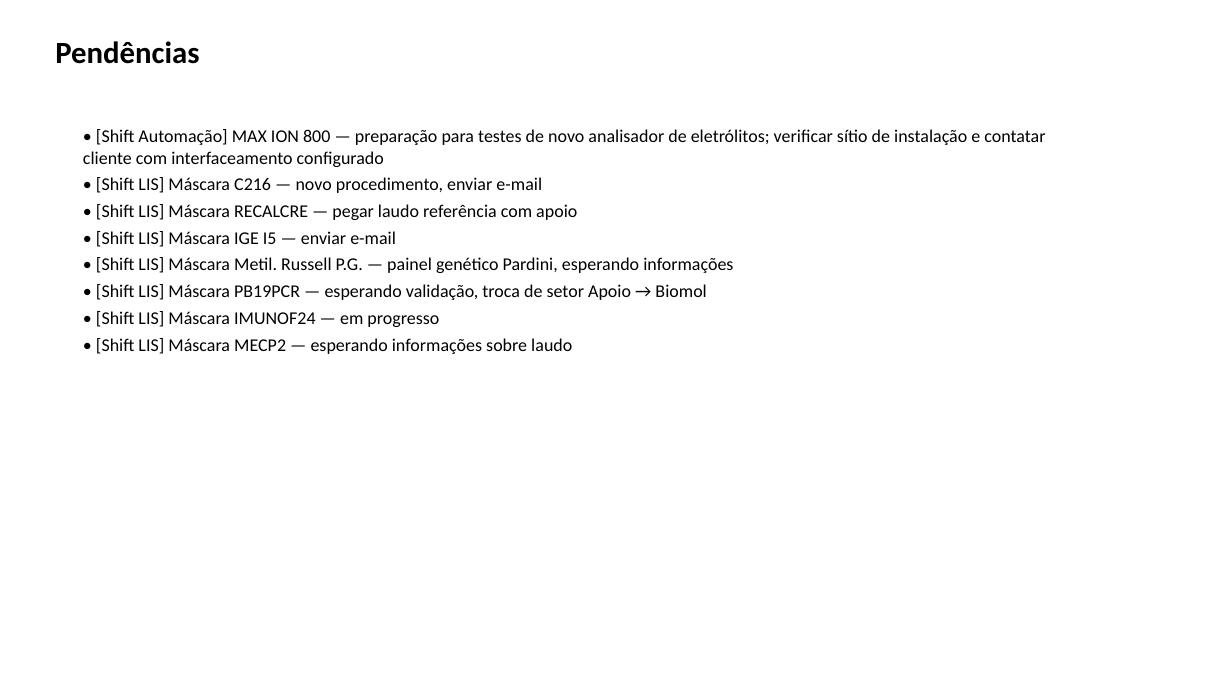
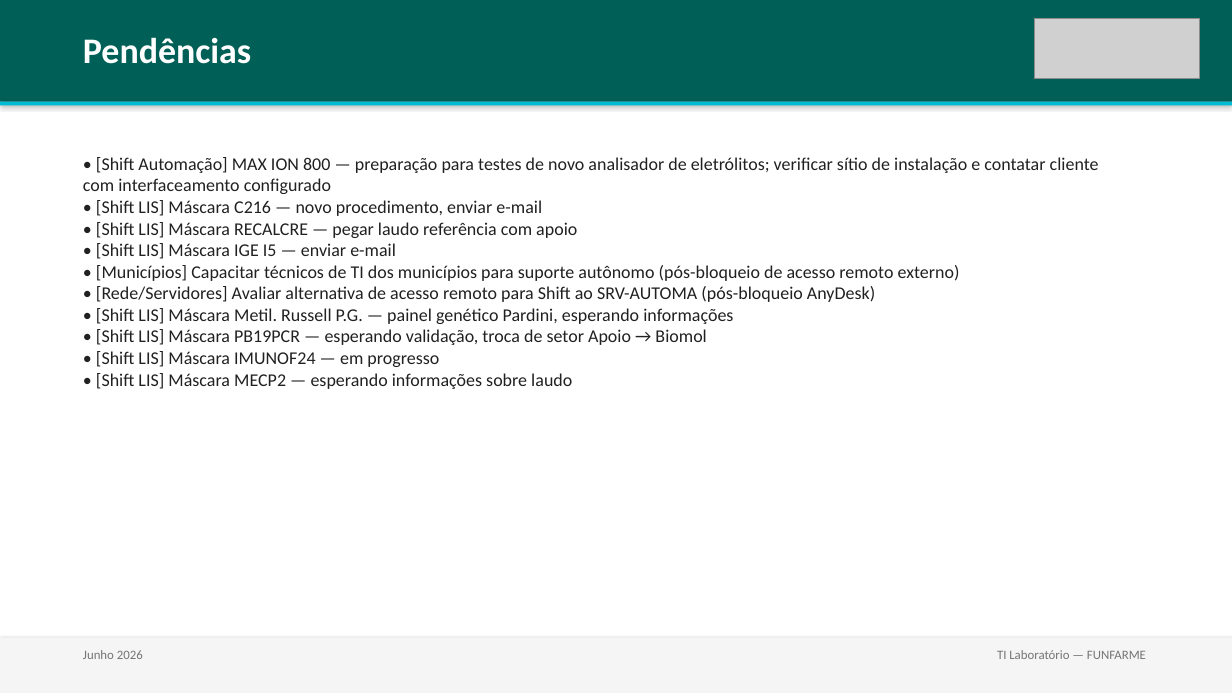
Before and after one commit to lab-central-hb/funfarme-kb, a slide deck: slide 6 of reports/2026-06_resumo-mensal.pptx (slide 5 before the commit). Drawn at 1232x693 pixels with LibreOffice and Linux fonts; fonts in the diff are those of the drawing; grey boxes stand for pictures. Boxes give left, top, right and bottom in pixels: in the first picture for what was removed or moved away, otherwise in the second. Text is boxed around its words. In the diff, an @@ line names an element or a change of style, - is before the commit and + after.

```diff
--- a/reports/2026-06_resumo-mensal.pptx
+++ b/reports/2026-06_resumo-mensal.pptx
@@ rectangle added at <box>0,0,1232,102</box>, fill #005F56 @@
@@ text "Pendências": place and size @@
-text "Pendências" at <box>55,41,199,64</box>
+text "Pendências" at <box>83,37,251,64</box>
@@ text "Pendências" at <box>83,37,251,64</box>: size 24 to 28 pt, text colour #000000 to #FFFFFF @@
@@ picture added at <box>1035,18,1200,79</box> @@
@@ rectangle added at <box>0,102,1232,105</box>, fill #00BCD4 @@
@@ text at <box>83,157,1099,389</box>: text changed; text colour #000000 to #212121 @@
-• [Shift Automação] MAX ION 800 — preparação para testes de novo analisador de eletrólitos; verificar sítio de instalação e contatar cliente com interfaceamento configurado
-• [Shift LIS] Máscara C216 — novo procedimento, enviar e-mail
-• [Shift LIS] Máscara RECALCRE — pegar laudo referência com apoio
-• [Shift LIS] Máscara IGE I5 — enviar e-mail
-• [Shift LIS] Máscara Metil. Russell P.G. — painel genético Pardini, esperando informações
-• [Shift LIS] Máscara PB19PCR — esperando validação, troca de setor Apoio → Biomol
-• [Shift LIS] Máscara IMUNOF24 — em progresso
-• [Shift LIS] Máscara MECP2 — esperando informações sobre laudo
+• [Shift Automação] MAX ION 800 — preparação para testes de novo analisador de eletrólitos; verificar sítio de instalação e contatar cliente com interfaceamento configurado
+• [Shift LIS] Máscara C216 — novo procedimento, enviar e-mail
+• [Shift LIS] Máscara RECALCRE — pegar laudo referência com apoio
+• [Shift LIS] Máscara IGE I5 — enviar e-mail
+• [Municípios] Capacitar técnicos de TI dos municípios para suporte autônomo (pós-bloqueio de acesso remoto externo)
+• [Rede/Servidores] Avaliar alternativa de acesso remoto para Shift ao SRV-AUTOMA (pós-bloqueio AnyDesk)
+• [Shift LIS] Máscara Metil. Russell P.G. — painel genético Pardini, esperando informações
+• [Shift LIS] Máscara PB19PCR — esperando validação, troca de setor Apoio → Biomol
+• [Shift LIS] Máscara IMUNOF24 — em progresso
+• [Shift LIS] Máscara MECP2 — esperando informações sobre laudo
@@ rectangle added at <box>0,638,1232,693</box>, fill #F5F5F5 @@
@@ text added at <box>83,650,143,659</box>, 10 pt, text #757575 @@
+Junho 2026
@@ text added at <box>997,650,1146,659</box>, 10 pt, text #757575 @@
+TI Laboratório — FUNFARME
```
Also in this commit, not shown: 4 other slides changed, 2 slides added, 7 other files.
